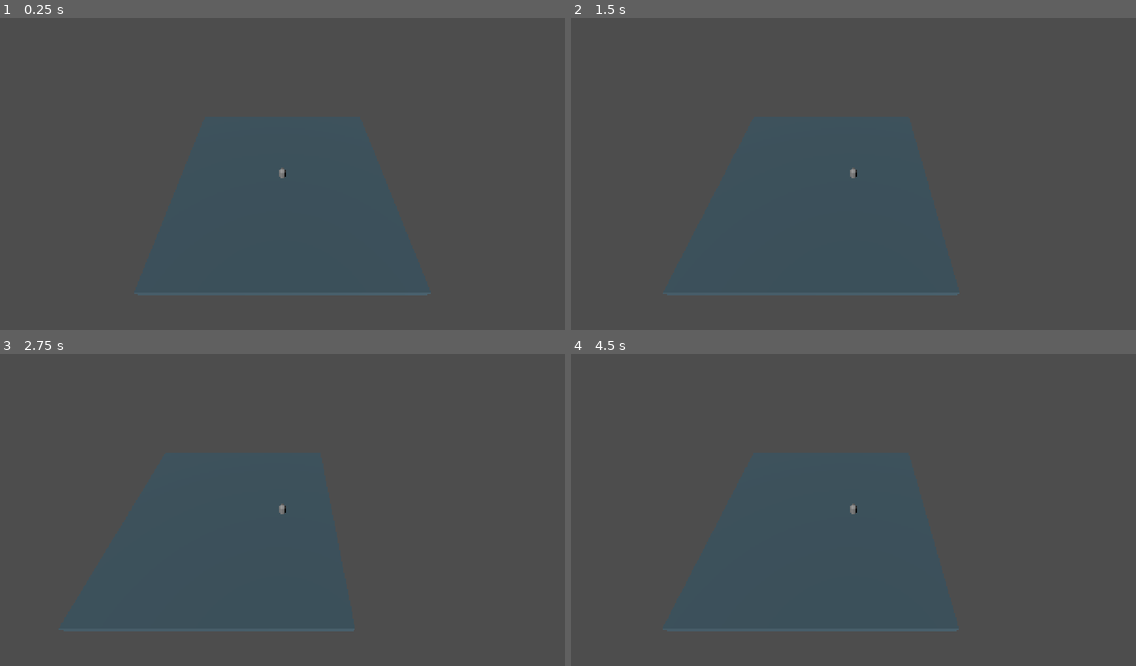
Above: before the commit, frames 1-4 (two rows, left to right).
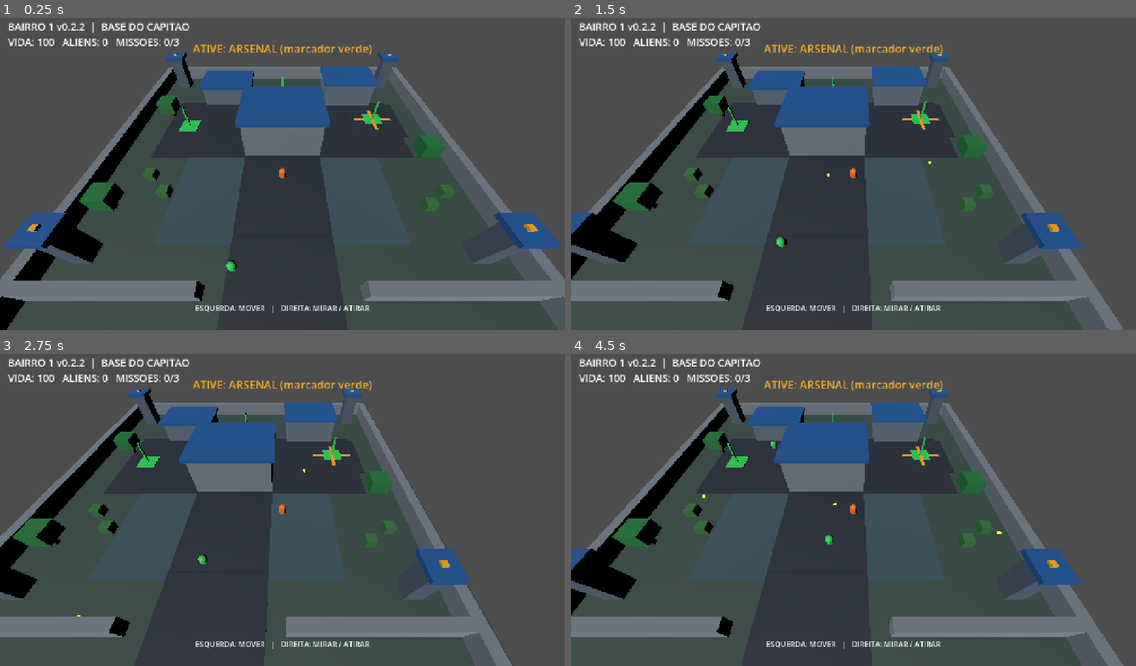
Above: after the commit, the same moments.

Repository: mariomarques01/gamewoood
Game: Godot game, scene res://scenes/main.tscn
Two runs of this game, one before a commit and one after it. Both use one fixed random seed, a clock stepped at 60 frames per second and the inputs below.
Inputs (mouse positions are in pixels of both pictures, inside the frame that each line leads up to):
- Up to frame 1 (0.25 s): no input
- Up to frame 2 (1.5 s): tap Enter at 0.5 s; move the mouse to (977, 155) at 0.52 s; hold D (move_right) 0.53-1.25 s; click (977, 155) at 0.67 s; drag from (740, 186) to (825, 233) at 1.27 s
- Up to frame 3 (2.75 s): move the mouse to (339, 438) at 2.02 s; hold D (move_right) from 2.03 s (still down); click (339, 438) at 2.17 s
- Up to frame 4 (4.5 s): release D (move_right) at 2.75 s; drag from (825, 569) to (684, 460) at 2.77 s; move the mouse to (1023, 553) at 3.52 s; hold A (move_left) 3.53-4.25 s; click (1023, 553) at 3.67 s; drag from (684, 460) to (768, 428) at 4.27 s

The runs differ from the first frame. In frame 1, 35% of the frame differs, in the area x 0-100%, y 1-100%; in frame 2, 34%; in frame 3, 33%; in frame 4, 34%.
Error before the commit: Parse Error: Cannot infer the type of "chase" variable because the value doesn't have a set type. (res://scripts/district_one.gd:205)

Commit message:
fix: load District 1 in Godot 4.3 and gate Pages on runtime tests

Diff:
--- a/scripts/district_one.gd
+++ b/scripts/district_one.gd
@@ -32,6 +32,7 @@
     _create_map()
     _create_hud()
     _update_hud()
+    print("DEADLIGHT_READY district=1 version=0.2.2 objects=%d" % get_child_count())
 
 func _material(color: Color, glow: bool = false) -> StandardMaterial3D:
     var mat := StandardMaterial3D.new()
@@ -147,7 +148,7 @@
     for done in completed:
         if done:
             count += 1
-    hud.text = "BAIRRO 1 v0.2.1  |  BASE DO CAPITAO\nVIDA: %d   ALIENS: %d   MISSOES: %d/3" % [hp, score, count]
+    hud.text = "BAIRRO 1 v0.2.2  |  BASE DO CAPITAO\nVIDA: %d   ALIENS: %d   MISSOES: %d/3" % [hp, score, count]
     if count == 3:
         message.text = "BAIRRO 1 CONCLUIDO! BASE PROTEGIDA!"
     else:
@@ -202,7 +203,7 @@
         if not is_instance_valid(alien):
             enemies.erase(alien)
             continue
-        var chase := player.global_position - alien.global_position
+        var chase: Vector3 = player.global_position - alien.global_position
         chase.y = 0
         if chase.length() > 1.2:
             alien.velocity = chase.normalized() * 2.4
--- /dev/null
+++ b/tests/district_smoke.gd
@@ -0,0 +1,75 @@
+extends SceneTree
+
+func _initialize() -> void:
+    call_deferred("_run")
+
+func _run() -> void:
+    Input.emulate_mouse_from_touch = false
+    root.size = Vector2i(1280, 720)
+    var scene := load("res://scenes/main.tscn") as PackedScene
+    if scene == null:
+        _fail("Main scene could not load")
+        return
+    var district = scene.instantiate()
+    root.add_child(district)
+    await process_frame
+    if district.get_script() == null or district.get_child_count() < 40:
+        _fail("District script did not construct the base")
+        return
+    if district.objective_markers.size() != 3 or not district.hud.text.contains("v0.2.2"):
+        _fail("Mission markers or version HUD missing")
+        return
+    var player = district.get_node("Player")
+    if not player.get_node("Camera3D").is_current():
+        _fail("Player camera is not current")
+        return
+    # _process must run, rather than merely loading a valid script.
+    await process_frame
+    if district.enemies.is_empty():
+        _fail("Process callback did not spawn an alien")
+        return
+    # Two independent touch indices must survive a drag and release.
+    var touch := InputEventScreenTouch.new()
+    touch.index = 0
+    touch.position = Vector2(100, 400)
+    touch.pressed = true
+    Input.parse_input_event(touch)
+    Input.flush_buffered_events()
+    touch = InputEventScreenTouch.new()
+    touch.index = 1
+    touch.position = Vector2(1100, 400)
+    touch.pressed = true
+    Input.parse_input_event(touch)
+    Input.flush_buffered_events()
+    var drag := InputEventScreenDrag.new()
+    drag.index = 0
+    drag.position = Vector2(170, 400)
+    Input.parse_input_event(drag)
+    Input.flush_buffered_events()
+    await process_frame
+    if district.move_id != 0 or district.aim_id != 1 or player.mobile_direction.x < 0.9:
+        _fail("Simultaneous touch input failed")
+        return
+    var start: Vector3 = player.position
+    for frame in range(20):
+        await physics_frame
+    if player.position.x <= start.x:
+        _fail("Player did not move")
+        return
+    touch = InputEventScreenTouch.new()
+    touch.index = 0
+    touch.pressed = false
+    Input.parse_input_event(touch)
+    Input.flush_buffered_events()
+    await process_frame
+    if player.mobile_direction != Vector2.ZERO or district.aim_id != 1:
+        _fail("Releasing movement interrupted aim")
+        return
+    print("DEADLIGHT_SMOKE_OK ready process input movement camera missions")
+    district.queue_free()
+    await process_frame
+    quit(0)
+
+func _fail(reason: String) -> void:
+    push_error(reason)
+    quit(1)
Not shown, changed: export_presets.cfg
Not shown, added: docs/RECOVERY.md
Not shown, added: tools/validate.sh
